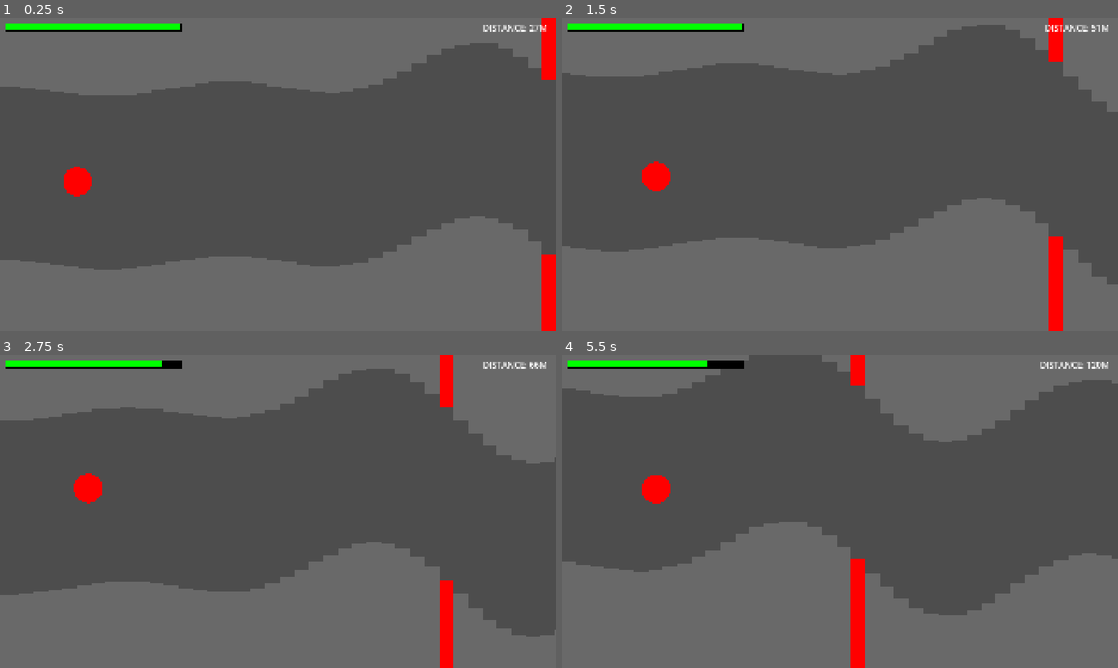
Above: before the commit, frames 1-4 (two rows, left to right).
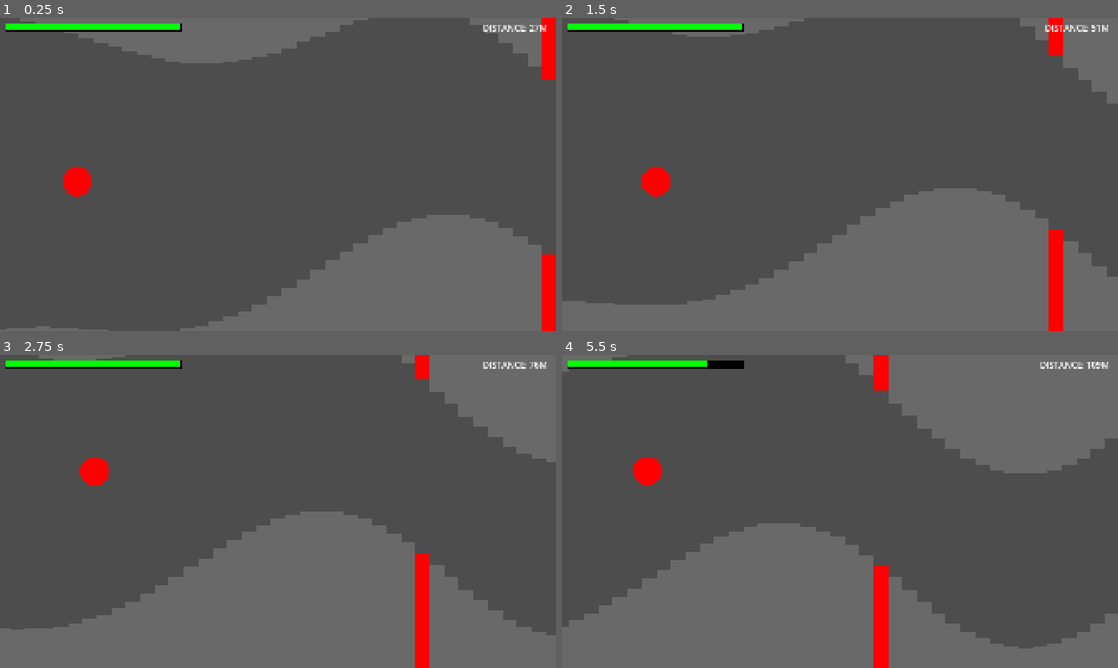
Above: after the commit, the same moments.

Repository: harrisonlee/xarnox-godot
Game: Godot game, scene res://main.tscn
Two runs of this game, one before a commit and one after it. Both use one fixed random seed, a clock stepped at 60 frames per second and the inputs below.
Inputs:
- Up to frame 1 (0.25 s): no input
- Up to frame 2 (1.5 s): tap Space (toggle_player_autopilot) at 0.6, 1.35 s
- Up to frame 3 (2.75 s): tap Space (toggle_player_autopilot) at 2.1 s
- Up to frame 4 (5.5 s): tap Space (toggle_player_autopilot) every 0.75 s from 2.85 to 5.1 s

The runs differ from the first frame. In frame 1, 24% of the frame differs, in the area x 0-98%, y 0-100%; in frame 2, 20%; in frame 3, 22%; in frame 4, 20%.

Commit message:
Updates tunnel generator to use offset generators.

Diff:
--- a/tunnel_generator.gd
+++ b/tunnel_generator.gd
@@ -19,7 +19,6 @@
 # Public Variables
 #-------------------------------------------------------------------------------
 var tile_width: float = 50.0
-var tunnel_height: float = 600.0
 
 
 #-------------------------------------------------------------------------------
@@ -48,60 +47,70 @@
 # Private Variables
 #-------------------------------------------------------------------------------
 var _current_x: float = 0.0
-var _last_transition_change_x: float = 0.0
+var _last_state_change_x: float = 0.0
+var _last_tunnel_height: float = 0.0
 var _transition_period: float = 0.0
 var _generator_idx: int = 0
-var _current_period: float = 0.0
-var _current_amplitude: float = 0.0
-var _target_amplitude: float = 0.0
 var _state: State = State.TRANSITIONING_IN
 var _tile_pairs: Array[TilePair] = []
 var _offset_history: Array[Vector2] = []
-
+var _current_offset_y_generator: OffsetYGenerator = null
+
+var _offset_y_generators: Array[OffsetYGenerator] = [
+	OffsetYGenerator.new(),
+	OffsetYGenerator.new(),
+	OffsetYGenerator.new(),
+	OffsetYGenerator.new()
+]
 
 #-------------------------------------------------------------------------------
 # Public Methods
 #-------------------------------------------------------------------------------
 func init(rect: Rect2) -> void:
-	_current_period = rect.size.x
-	_transition_period = _current_period
-	_target_amplitude = 100.0
+	_current_offset_y_generator = _offset_y_generators[_generator_idx]
+	_current_offset_y_generator.randomize_metrics()
+	_current_offset_y_generator.period = rect.size.x
+	_last_tunnel_height = rect.size.y
+	_transition_period = _current_offset_y_generator.period
 
 
 func generate_tunnel(rect: Rect2, origin_y: float):
 	_cleanup_tiles(rect)
 	if rect.end.x + tile_width < _current_x: return
 
-	_current_amplitude = _target_amplitude
 	var tile_coverage: int = int(rect.end.x + tile_width - _current_x)
 	var tile_count: int = int(tile_coverage / tile_width) + 1
+	var tile_size: Vector2 = Vector2(tile_width, rect.size.y * 1.5)
 
 	for i in range(tile_count):
 		var generator_offset_y: float = 0.0
+		var tunnel_height: float = _current_offset_y_generator.tunnel_height
+		var transition_ratio: float = _last_state_change_x / _transition_period
+
 		match _state:
 			State.NORMAL:
+				_current_offset_y_generator.transition_ratio = 1.0
 				generator_offset_y = _get_offset_y(_current_x)
 			State.TRANSITIONING_OUT:
-				var ratio = _last_transition_change_x / _transition_period
-				_current_amplitude = lerpf(_current_amplitude, 0.0, ratio)
+				_current_offset_y_generator.transition_ratio = 1.0 - transition_ratio
 				generator_offset_y = _get_offset_y(_current_x)
 			State.TRANSITIONING_IN:
-				var ratio = _last_transition_change_x / _transition_period
-				_current_amplitude = lerpf(0.0, _target_amplitude, ratio)
+				_current_offset_y_generator.transition_ratio = transition_ratio
+				tunnel_height = lerpf(_last_tunnel_height, tunnel_height, transition_ratio)
 				generator_offset_y = _get_offset_y(_current_x)
 
 		var tunnel_offset_y: float = origin_y + generator_offset_y
-		var tile_offset_y: float = (tunnel_height + rect.size.y) * 0.5
+		var tile_offset_y: float = (tunnel_height + tile_size.y) * 0.5
 
 		# Bottom tile
 		var bottom_tile: Tile = tile_scene.instantiate()
-		bottom_tile.size = Vector2(tile_width, rect.size.y)
+		bottom_tile.size = tile_size
 		bottom_tile.position = Vector2(_current_x, tunnel_offset_y + tile_offset_y)
 		owner.add_child.call_deferred(bottom_tile)
 
 		# Top tile
 		var top_tile: Tile = tile_scene.instantiate()
-		top_tile.size = Vector2(tile_width, rect.size.y)
+		top_tile.size = tile_size
 		top_tile.position = Vector2(_current_x, tunnel_offset_y - tile_offset_y)
 		owner.add_child.call_deferred(top_tile)
 
@@ -114,46 +123,38 @@
 
 		# Advance x position
 		_current_x += tile_width
-		_last_transition_change_x += tile_width
+		_last_state_change_x += tile_width
 
 		# Store x and y offset in history
 		_offset_history.append(Vector2(_current_x, tunnel_offset_y))
 
 		# Don't update state unless we've reached a transition
-		if _last_transition_change_x < _transition_period: continue
+		if _last_state_change_x < _transition_period: continue
 
 		# Update State
 		match _state:
 			State.NORMAL:
-				_state = State.TRANSITIONING_OUT
-				_last_transition_change_x = 0.0
-				_transition_period = _current_period * 0.5
+				_update_state(State.TRANSITIONING_OUT)
+				_transition_period = _current_offset_y_generator.period * 0.75
 
 				# debug
 				bottom_tile.color = Color.GREEN
 				top_tile.color = Color.GREEN
 
-
 			State.TRANSITIONING_OUT:
-				_state = State.TRANSITIONING_IN
-				_last_transition_change_x = 0.0
-
-				_generator_idx += 1
-				if _generator_idx > 2:
-					_generator_idx = 0
-
-				_current_period = range(period_min, period_max).pick_random()
-				_target_amplitude = range(amplitude_min, amplitude_max).pick_random()
-				_transition_period = _current_period * 0.5
+				_update_state(State.TRANSITIONING_IN)
+				_last_tunnel_height = _current_offset_y_generator.tunnel_height
+				_set_new_offset_y_generator()
+				_current_offset_y_generator.randomize_metrics()
+				_transition_period = _current_offset_y_generator.period * 0.75
 
 				# debug
 				bottom_tile.color = Color.BLUE
 				top_tile.color = Color.BLUE
 
 			State.TRANSITIONING_IN:
-				_state = State.NORMAL
-				_last_transition_change_x = 0.0
-				_transition_period = _current_period * [0.5, 1.0, 1.5].pick_random()
+				_update_state(State.NORMAL)
+				_transition_period = _current_offset_y_generator.period
 
 				# debug
 				bottom_tile.color = Color.RED
@@ -188,17 +189,22 @@
 #-------------------------------------------------------------------------------
 # Private Methods
 #-------------------------------------------------------------------------------
+func _set_new_offset_y_generator() -> void:
+	var new_generator_idx = _generator_idx
+	while new_generator_idx == _generator_idx:
+		new_generator_idx = range(_offset_y_generators.size()).pick_random()
+
+	_generator_idx = new_generator_idx
+	_current_offset_y_generator = _offset_y_generators[_generator_idx]
+
+
 func _get_offset_y(x: float) -> float:
-	var p: float = 2.0 * PI / _current_period
-	match _generator_idx:
-		0: return _current_amplitude * (sin(x * p) + sin(2 * x * p))
-		1: return _current_amplitude * sin(sin(2 * x * p) + sin(4 * x * p))
-		_: return _current_amplitude * sin(3 * x * p + sin(x * p))
-
-
-func _update_transition_period() -> void:
-	var multipliers: Array[float] = [0.5, 1.0 , 1.5, 2.0, 2.5, 3.0]
-	_transition_period = _current_period * multipliers.pick_random()
+	return _current_offset_y_generator.get_offset_y(x)
+
+
+func _update_state(state: State) -> void:
+	_state = state
+	_last_state_change_x = 0.0
 
 
 func _cleanup_tiles(rect: Rect2) -> void:
